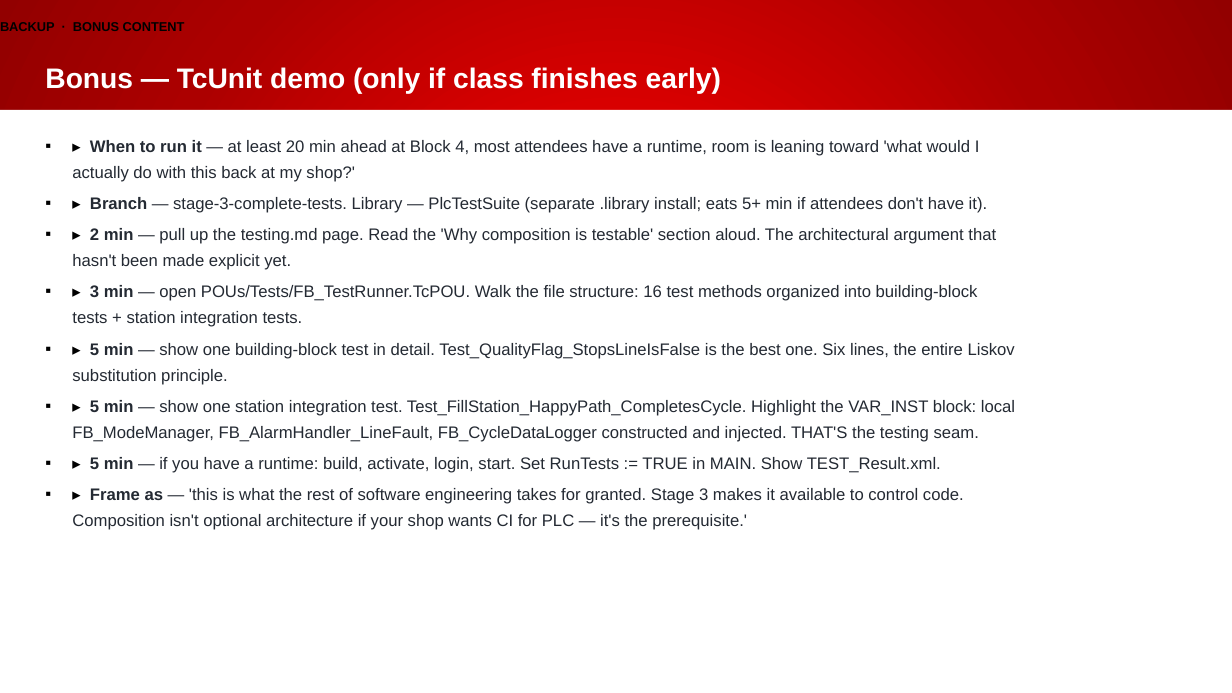
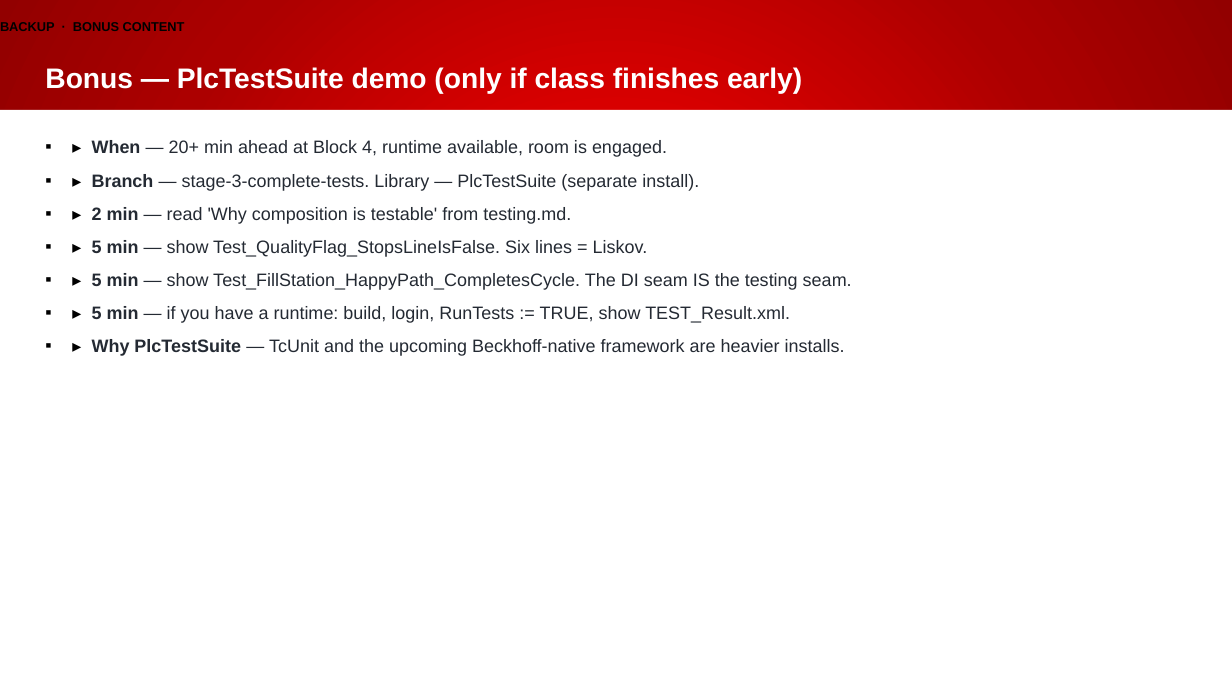
Before and after one commit to Beckhoff-USA-Community/Procedural_To_SOLID, a slide deck: slide 66 of presentation/NEM2026_workshop.pptx. Drawn at 1232x693 pixels with LibreOffice and Linux fonts; fonts in the diff are those of the drawing; background and template pictures are left out. Boxes give left, top, right and bottom in pixels: in the first picture for what was removed or moved away, otherwise in the second. Text is boxed around its words. In the diff, an @@ line names an element or a change of style, - is before the commit and + after.

```diff
--- a/presentation/NEM2026_workshop.pptx
+++ b/presentation/NEM2026_workshop.pptx
@@ title at bbox=[45, 67, 802, 94]: text changed @@
-Bonus — TcUnit demo (only if class finishes early)
+Bonus — PlcTestSuite demo (only if class finishes early)
@@ text at bbox=[92, 140, 852, 356]: text changed; size 13 to 14 pt @@
-▪ ▸ When to run it — at least 20 min ahead at Block 4, most attendees have a runtime, room is leaning toward 'what would I actually do with this back at my shop?'
-▪ ▸ Branch — stage-3-complete-tests. Library — PlcTestSuite (separate .library install; eats 5+ min if attendees don't have it).
-▪ ▸ 2 min — pull up the testing.md page. Read the 'Why composition is testable' section aloud. The architectural argument that hasn't been made explicit yet.
-▪ ▸ 3 min — open POUs/Tests/FB_TestRunner.TcPOU. Walk the file structure: 16 test methods organized into building-block tests + station integration tests.
-▪ ▸ 5 min — show one building-block test in detail. Test_QualityFlag_StopsLineIsFalse is the best one. Six lines, the entire Liskov substitution principle.
-▪ ▸ 5 min — show one station integration test. Test_FillStation_HappyPath_CompletesCycle. Highlight the VAR_INST block: local FB_ModeManager, FB_AlarmHandler_LineFault, FB_CycleDataLogger constructed and injected. THAT'S the testing seam.
-▪ ▸ 5 min — if you have a runtime: build, activate, login, start. Set RunTests := TRUE in MAIN. Show TEST_Result.xml.
-▪ ▸ Frame as — 'this is what the rest of software engineering takes for granted. Stage 3 makes it available to control code. Composition isn't optional architecture if your shop wants CI for PLC — it's the prerequisite.'
+▪ ▸ When — 20+ min ahead at Block 4, runtime available, room is engaged.
+▪ ▸ Branch — stage-3-complete-tests. Library — PlcTestSuite (separate install).
+▪ ▸ 2 min — read 'Why composition is testable' from testing.md.
+▪ ▸ 5 min — show Test_QualityFlag_StopsLineIsFalse. Six lines = Liskov.
+▪ ▸ 5 min — show Test_FillStation_HappyPath_CompletesCycle. The DI seam IS the testing seam.
+▪ ▸ 5 min — if you have a runtime: build, login, RunTests := TRUE, show TEST_Result.xml.
+▪ ▸ Why PlcTestSuite — TcUnit and the upcoming Beckhoff-native framework are heavier installs.
```
Also in this commit, not shown: 64 other slides changed, 1 other file.
